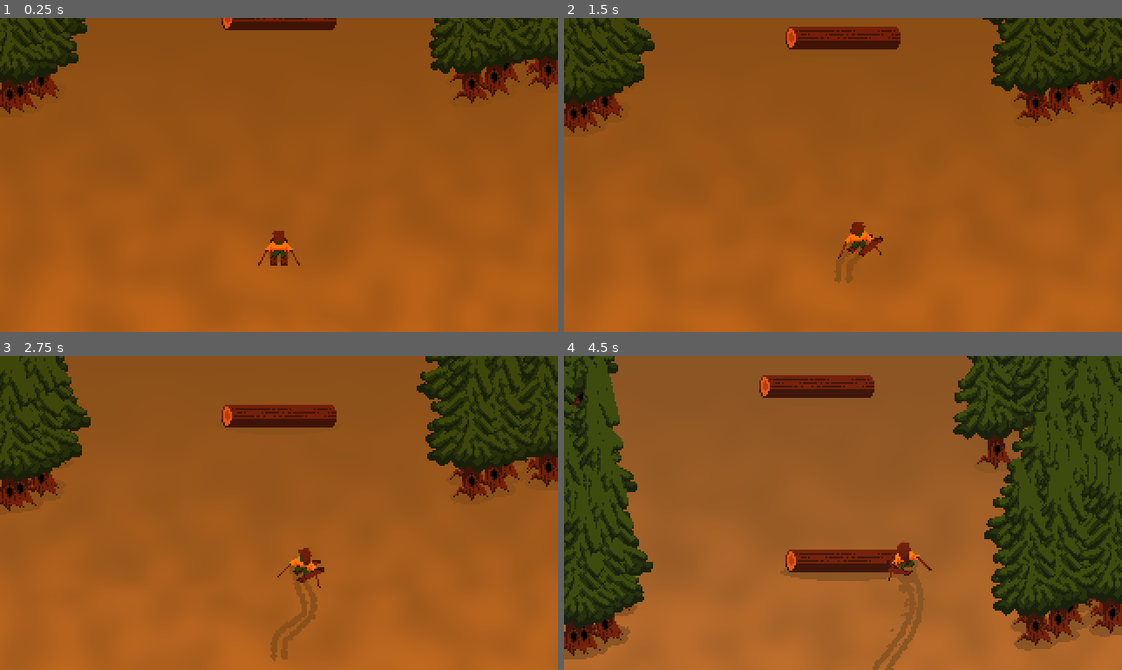
Above: before the commit, frames 1-4 (two rows, left to right).
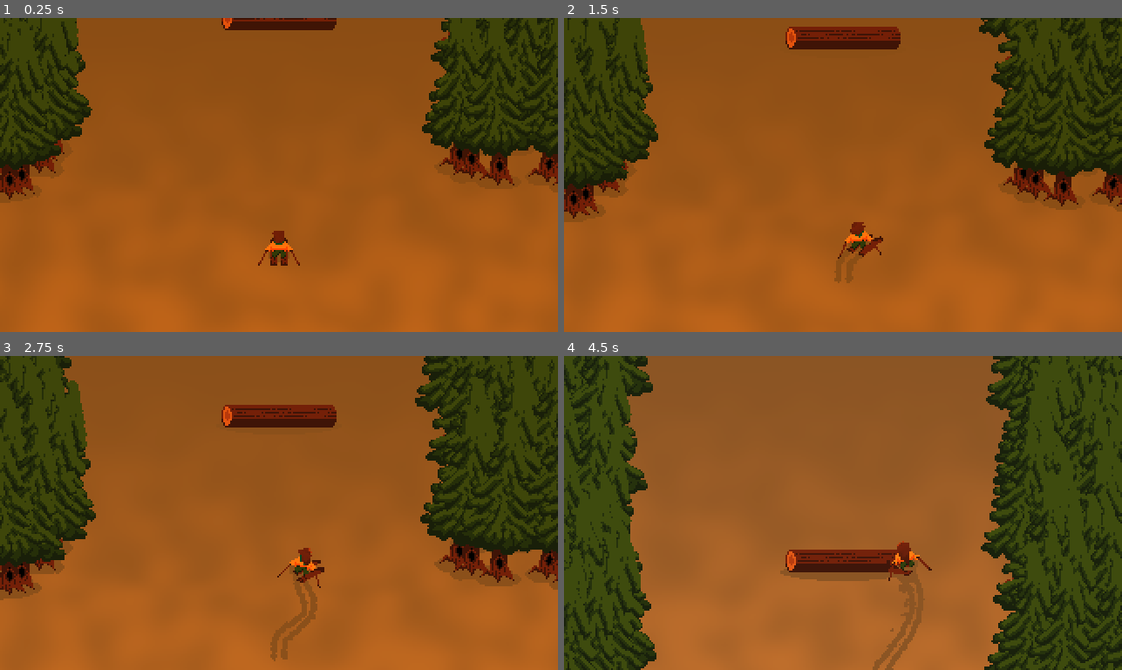
Above: after the commit, the same moments.

Repository: nemene21/Skiing-Game
Game: Godot game, scene res://scenes/game/game.tscn
The game is run twice, just before and just after one commit, with the same random seed, the same clock (stepped at 60 frames per second) and the same inputs.
Inputs:
- Up to frame 1 (0.25 s): no input
- Up to frame 2 (1.5 s): hold D (right) 0.53-1.28 s; hold A (left) from 1.28 s (still down)
- Up to frame 3 (2.75 s): release A (left) at 2.03 s; hold D (right) from 2.03 s (still down)
- Up to frame 4 (4.5 s): release D (right) at 2.78 s; hold W (up) 2.78-3.53 s; hold A (left) from 3.53 s (still down)

The runs differ from the first frame. In frame 1, 13% of the frame differs, in the area x 0-100%, y 0-59%; in frame 2, 14%; in frame 3, 16%; in frame 4, 25%, in the area x 0-100%, y 0-100%.

Commit message:
barebones chunk optimization

Diff:
--- a/scenes/game/Generator.gd
+++ b/scenes/game/Generator.gd
@@ -1,7 +1,7 @@
 extends Node
 
 @export var amplitude := 128.0
-@export var frequency := .25
+@export var frequency := .05
 @export var track_width := 180.0
 
 @onready var scene := get_parent()
@@ -13,8 +13,10 @@
 	generate.call_deferred()
 
 func generate() -> void:
-	var points := 10.0
-	var length := 1000.0
+	var length := 2500.0
+	var points := length / 200.0
+
+	randomize()
 
 	for i in points:
 		var pos := length * (i / points)
@@ -34,10 +36,13 @@
 			track_width, 0
 		))
 		chunk.y_sort_enabled = true
+		chunk.set_script(chunk_script)
 
 		add_sibling(chunk)
 
+@onready var chunk_script := preload("res://scenes/game/chunk.gd")
 @onready var tree_scene := preload("res://scenes/game/tree.tscn")
+
 func generate_tree_patch(node: Node, width: float, height: float, offset: Vector2 = Vector2.ZERO) -> void:
 	for i in (width * height) / 256:
 		var tree = tree_scene.instantiate()
--- /dev/null
+++ b/scenes/game/chunk.gd
@@ -0,0 +1,4 @@
+extends Node2D
+
+func _process(delta: float) -> void:
+	visible = abs(global_position.y - Utils.player.global_position.y) < 500
